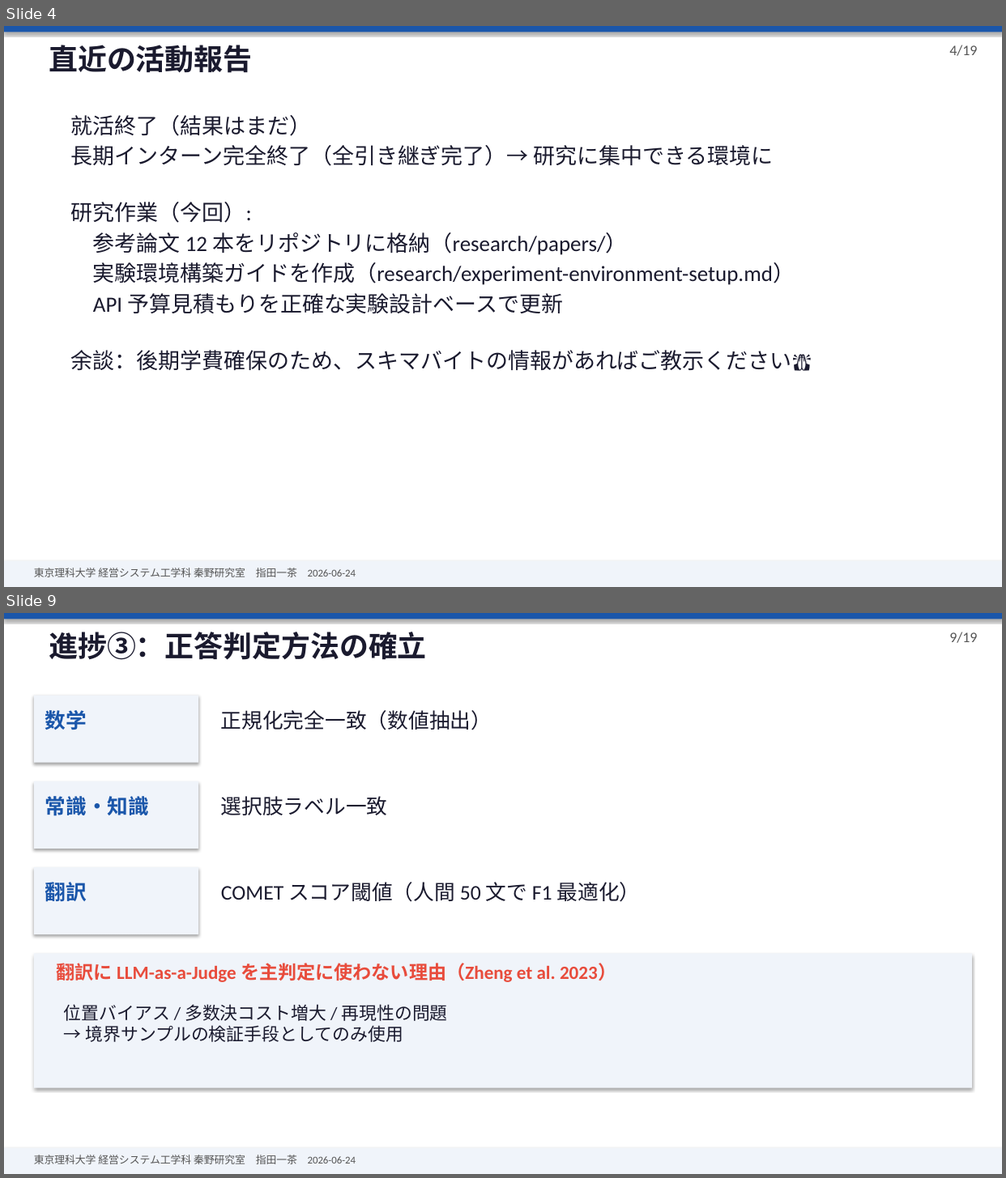
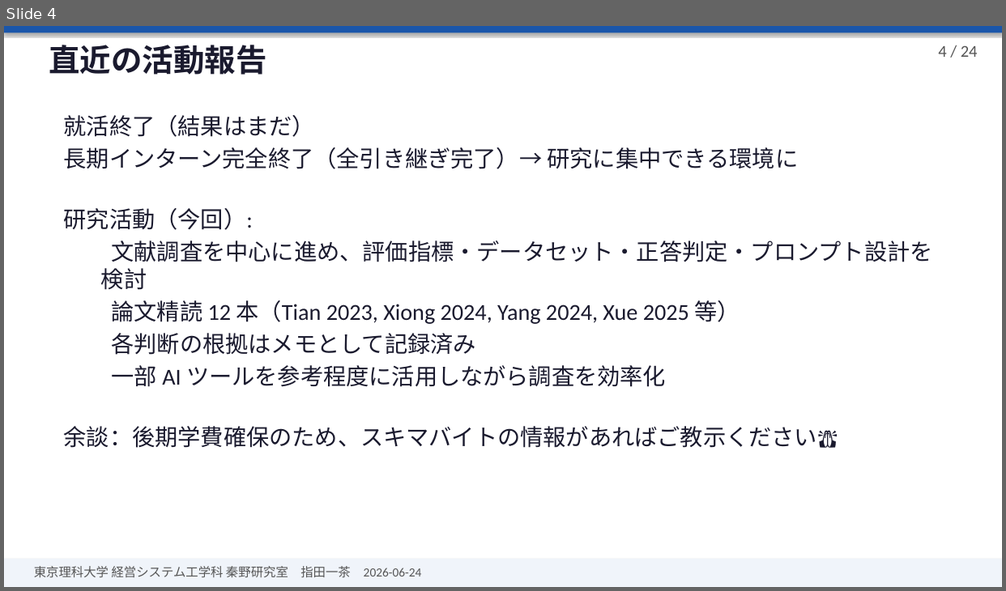
Before and after one commit to issa311sas-hub/test, a slide deck: research/presentations/2026-06-24-seminar-slides.pptx. Shown one above the other, each under a label of ours: slides 4 and 9 before the commit, slide 4 after it; the slides between them are not shown. The pictures are 1006x1178 and 1006x591 pixels, drawn with LibreOffice and Linux fonts; fonts in the diff are those of the drawing. Boxes give left, top, right and bottom in pixels: in the first picture for what was removed or moved away, otherwise in the second. Text is boxed around its words. In the diff, an @@ line names an element or a change of style, - is before the commit and + after.

```diff
--- a/research/presentations/2026-06-24-seminar-slides.pptx
+++ b/research/presentations/2026-06-24-seminar-slides.pptx
@@ slide 9 removed at (4, 613, 1002, 1174), background #FFFFFF @@
@@ rectangle removed at (4, 613, 1002, 619) @@
@@ text removed at (49, 632, 427, 660) @@
-進捗③：正答判定方法の確立
@@ text removed at (949, 632, 977, 643) @@
-9/19
@@ rectangle removed at (34, 696, 198, 763) @@
@@ text removed at (45, 710, 87, 730) @@
-数学
@@ text removed at (221, 710, 492, 730) @@
-正規化完全一致（数値抽出）
@@ rectangle removed at (34, 781, 198, 849) @@
@@ text removed at (45, 796, 150, 816) @@
-常識・知識
@@ text removed at (221, 796, 388, 815) @@
-選択肢ラベル一致
@@ rectangle removed at (34, 867, 198, 935) @@
@@ text removed at (45, 882, 87, 901) @@
-翻訳
@@ text removed at (221, 882, 641, 902) @@
-COMET スコア閾値（人間 50 文で F1 最適化）
@@ rectangle removed at (34, 954, 972, 1088) @@
@@ text removed at (57, 963, 616, 982) @@
-翻訳に LLM-as-a-Judge を主判定に使わない理由（Zheng et al. 2023）
@@ text removed at (64, 1004, 448, 1042) @@
-位置バイアス / 多数決コスト増大 / 再現性の問題
-→ 境界サンプルの検証手段としてのみ使用
@@ rectangle removed at (4, 1148, 1002, 1174) @@
@@ text removed at (34, 1155, 356, 1165) @@
-東京理科大学 経営システム工学科 秦野研究室 指田一茶 2026-06-24
@@ slide 4 changed as well @@
@@ text "直近の活動報告" at (49, 45, 266, 75): size 28 to 30 pt @@
@@ text at (938, 45, 978, 57): text changed; size 14 to 16 pt @@
-4/19
+4 / 24
@@ text "就活終了（結果はまだ）": place and size @@
-text "就活終了（結果はまだ）" at (71, 115, 812, 371)
+text "就活終了（結果はまだ）" at (64, 115, 933, 448)
@@ text at (64, 115, 838, 448): size 21 to 22 pt in "就活終了（結果はまだ）", "長期インターン完全終了（全引き継ぎ完了）→ 研究に集中できる環境に", "余談：後期学費確保のため、スキマバイトの情報があればご教示ください🙏"; more space between paragraphs @@
@@ text at (64, 208, 933, 387): text changed; size 21 to 22 pt @@
-研究作業（今回）:
-参考論文 12 本をリポジトリに格納（research/papers/）
-実験環境構築ガイドを作成（research/experiment-environment-setup.md）
-API 予算見積もりを正確な実験設計ベースで更新
+研究活動（今回）:
+  文献調査を中心に進め、評価指標・データセット・正答判定・プロンプト設計を検討
+  論文精読 12 本（Tian 2023, Xiong 2024, Yang 2024, Xue 2025 等）
+  各判断の根拠はメモとして記録済み
+  一部 AI ツールを参考程度に活用しながら調査を効率化
@@ text "東京理科大学 経営システム工学科 秦野研究室 指田一茶 2026-06-24" at (34, 566, 422, 578): size 10 to 12 pt @@
```
Also in this commit, not shown: 13 other slides changed, 10 slides added, 4 other slides removed, 1 other file.
